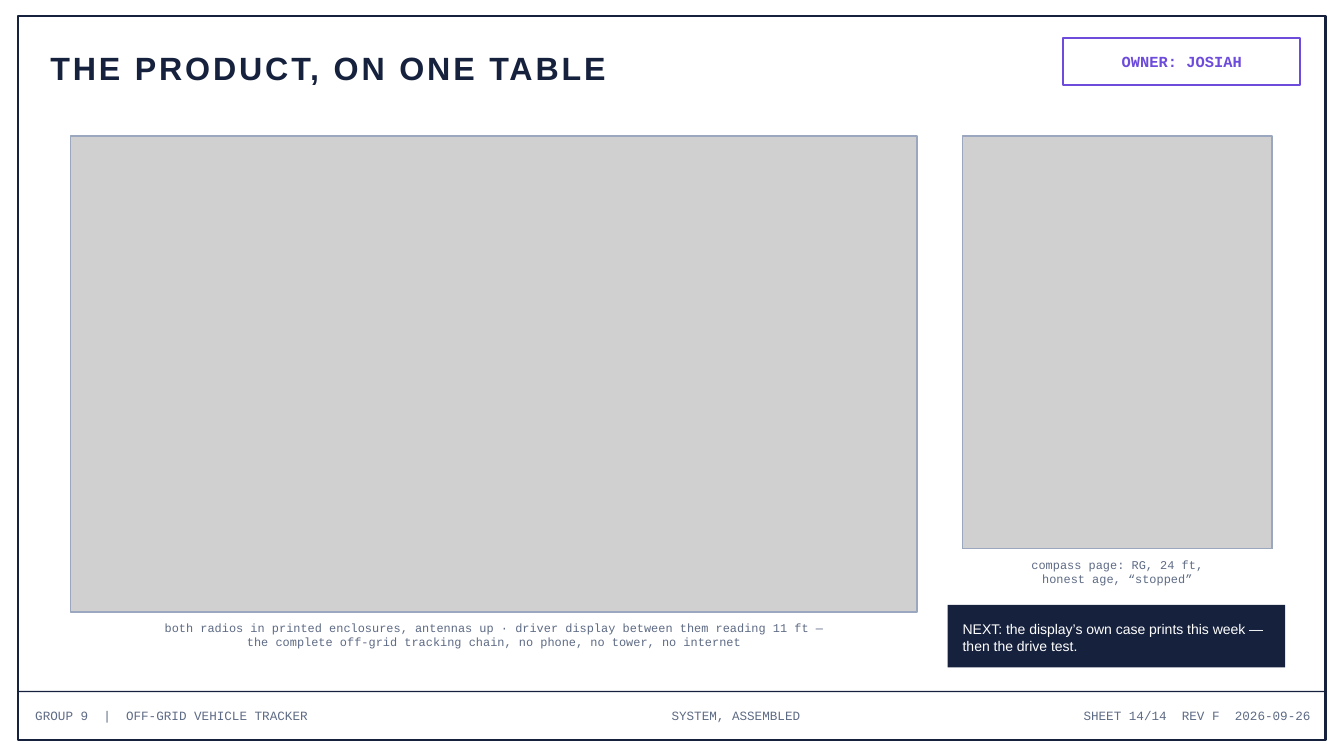
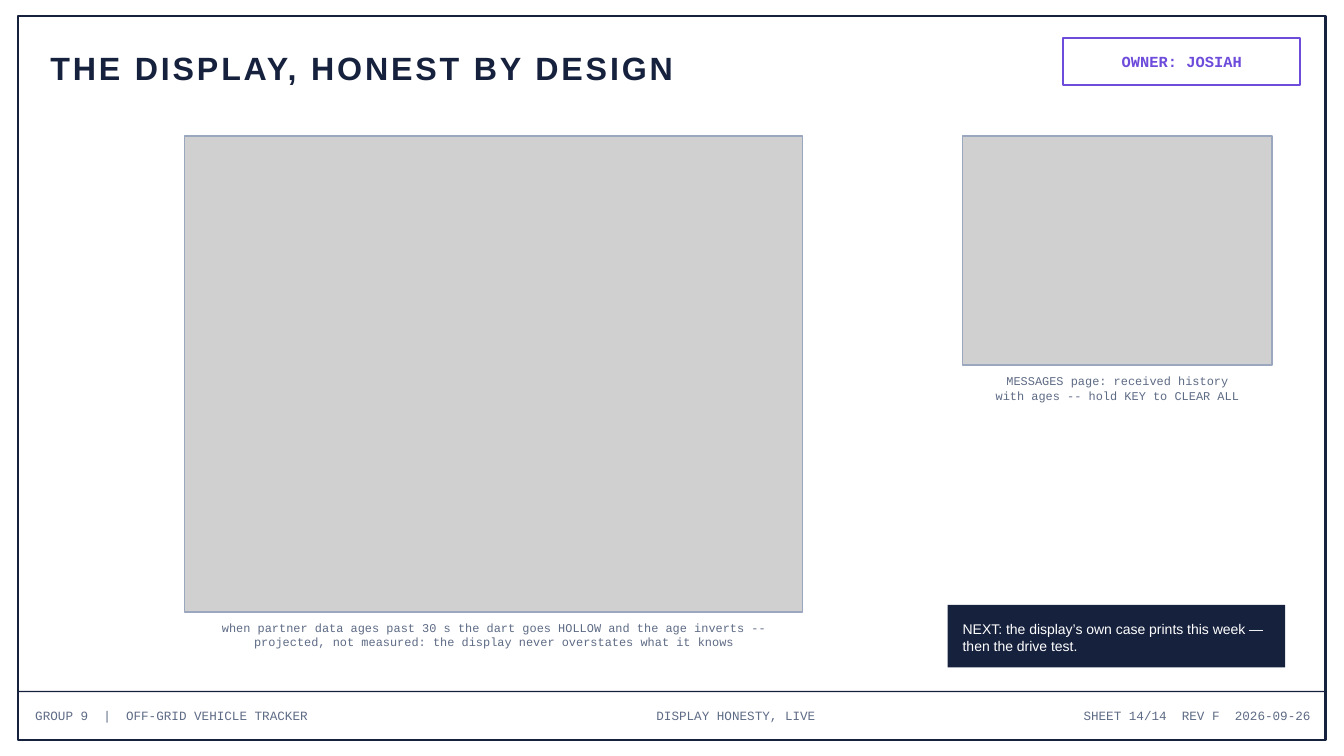
Before and after one commit to deosgracius/offgrid-vehicle-tracker, a slide deck: slide 14 of docs/presentations/Group9_Presentation5_RadioLink.pptx. Drawn at 1344x756 pixels with LibreOffice and Linux fonts; fonts in the diff are those of the drawing; grey boxes stand for pictures. Boxes give left, top, right and bottom in pixels: in the first picture for what was removed or moved away, otherwise in the second. Text is boxed around its words. In the diff, an @@ line names an element or a change of style, - is before the commit and + after.

```diff
--- a/docs/presentations/Group9_Presentation5_RadioLink.pptx
+++ b/docs/presentations/Group9_Presentation5_RadioLink.pptx
@@ text at <box>50,57,672,85</box>: text changed @@
-THE PRODUCT, ON ONE TABLE
+THE DISPLAY, HONEST BY DESIGN
@@ rectangle: place and size @@
-rectangle at <box>71,136,918,612</box>
+rectangle at <box>185,136,803,612</box>
@@ picture: place and size @@
-picture at <box>71,136,918,612</box>
+picture at <box>185,136,803,612</box>
@@ rectangle: place and size @@
-rectangle at <box>963,136,1272,548</box>
+rectangle at <box>963,136,1272,365</box>
@@ picture: place and size @@
-picture at <box>963,136,1272,548</box>
+picture at <box>963,136,1272,365</box>
@@ text at <box>996,377,1238,403</box>: text changed @@
-compass page: RG, 24 ft,
-honest age, “stopped”
+MESSAGES page: received history
+with ages -- hold KEY to CLEAR ALL
@@ text at <box>222,624,744,649</box>: text changed @@
-both radios in printed enclosures, antennas up · driver display between them reading 11 ft —
-the complete off-grid tracking chain, no phone, no tower, no internet
+when partner data ages past 30 s the dart goes HOLLOW and the age inverts --
+projected, not measured: the display never overstates what it knows
@@ text at <box>656,711,815,722</box>: text changed @@
-SYSTEM, ASSEMBLED
+DISPLAY HONESTY, LIVE
```
Also in this commit, not shown: 8 other slides changed.
